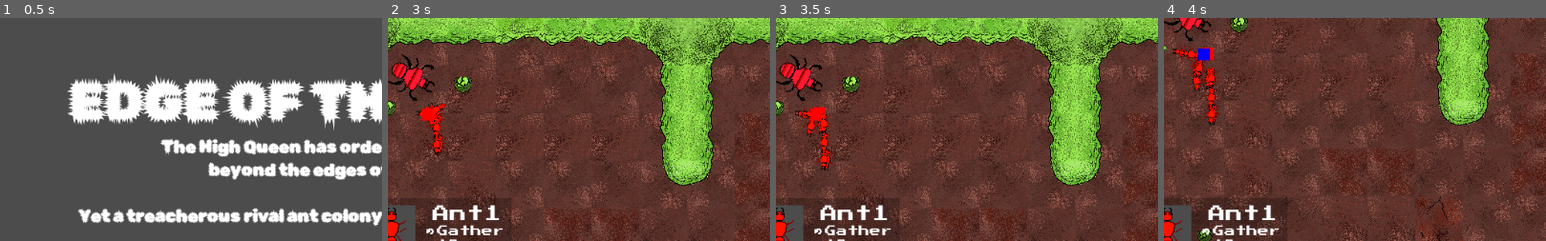
Above: before the commit, frames 1-4 (left to right).
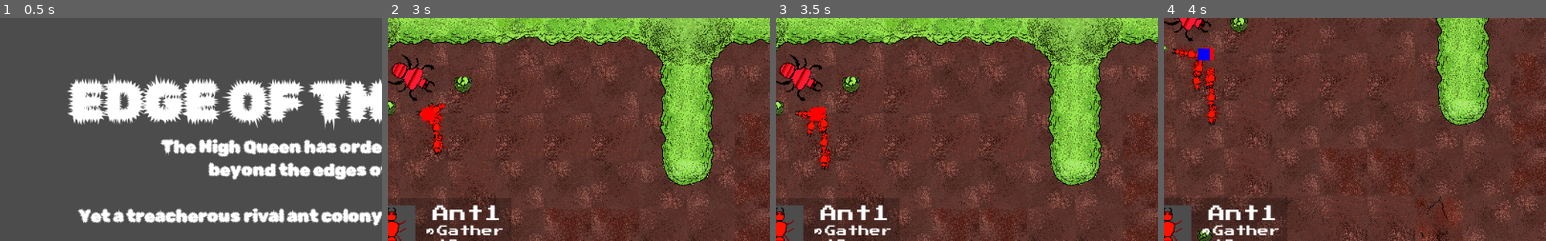
Above: after the commit, the same moments.

Repository: IBricchi/EdgeOfTheHedge
Game: Godot game, scene res://scenes/title_screen.tscn
The game is run twice, just before and just after one commit, with the same random seed, the same clock (stepped at 60 frames per second) and the same inputs.
Inputs (mouse positions are % of the whole screen's width and height, from its top left):
- Up to frame 1 (0.5 s): no input
- Up to frame 2 (3 s): click "Play" at 0.5 s; click (10, 51) at 1.27 s; click (10, 51) at 2.02 s; click (10, 51) at 2.77 s
- Up to frame 3 (3.5 s): no input
- Up to frame 4 (4 s): move the mouse to (72, 45) at 3.52 s; hold S (camera_bottom) from 3.53 s (still down)
The pictures show only the part of the screen within x 5-55%, y 0-50%; the shares and areas given below are measured in that part.

Frame 1 is identical in both runs. In frame 2, 0.1% of the frame differs, in the area x 9-16%, y 37-62%; in frame 3, 0.1%; in frame 4, 0.2%, in the area x 2-16%, y 12-47%.

Commit message:
figt patrol gather

Diff:
--- a/scenes/ant.tscn
+++ b/scenes/ant.tscn
@@ -99,12 +99,14 @@
 rotation = 1.5708
 frames = SubResource( 6 )
 animation = "Idle"
+frame = 1
 playing = true
 
 [node name="Basic Ant Walk" type="AnimatedSprite" parent="."]
 rotation = 1.5708
 frames = SubResource( 19 )
 animation = "Walk"
+frame = 4
 playing = true
 
 [node name="AntCollision" type="CollisionPolygon2D" parent="."]
--- a/scripts/ant.gd
+++ b/scripts/ant.gd
@@ -112,7 +112,10 @@
 				if food_carried:
 					ant_priority = priority.go_home
 				else:
-					ant_priority = priority.find_food
+						match mode:
+							0: ant_priority = priority.find_food
+							1:	ant_priority = priority.patrol
+							2: ant_priority = priority.fight
 				idle_timer = 1
 				desired_direction = - desired_direction
 			if not idle_sprite.visible:
@@ -285,7 +288,10 @@
 	emit_signal("add_food", food_carried)
 
 	hunger = hunger_max
-	ant_priority = priority.find_food
+	match mode:
+		0: ant_priority = priority.find_food
+		1:	ant_priority = priority.patrol
+		2: ant_priority = priority.fight
 	# bounce back in the same desired_direction that the ant came from plusminus pi/2
 	food_carried = 0
 	var rand_angle = atan(desired_direction.y / desired_direction.x) +  rand_range(PI/2, 3/2*PI)
